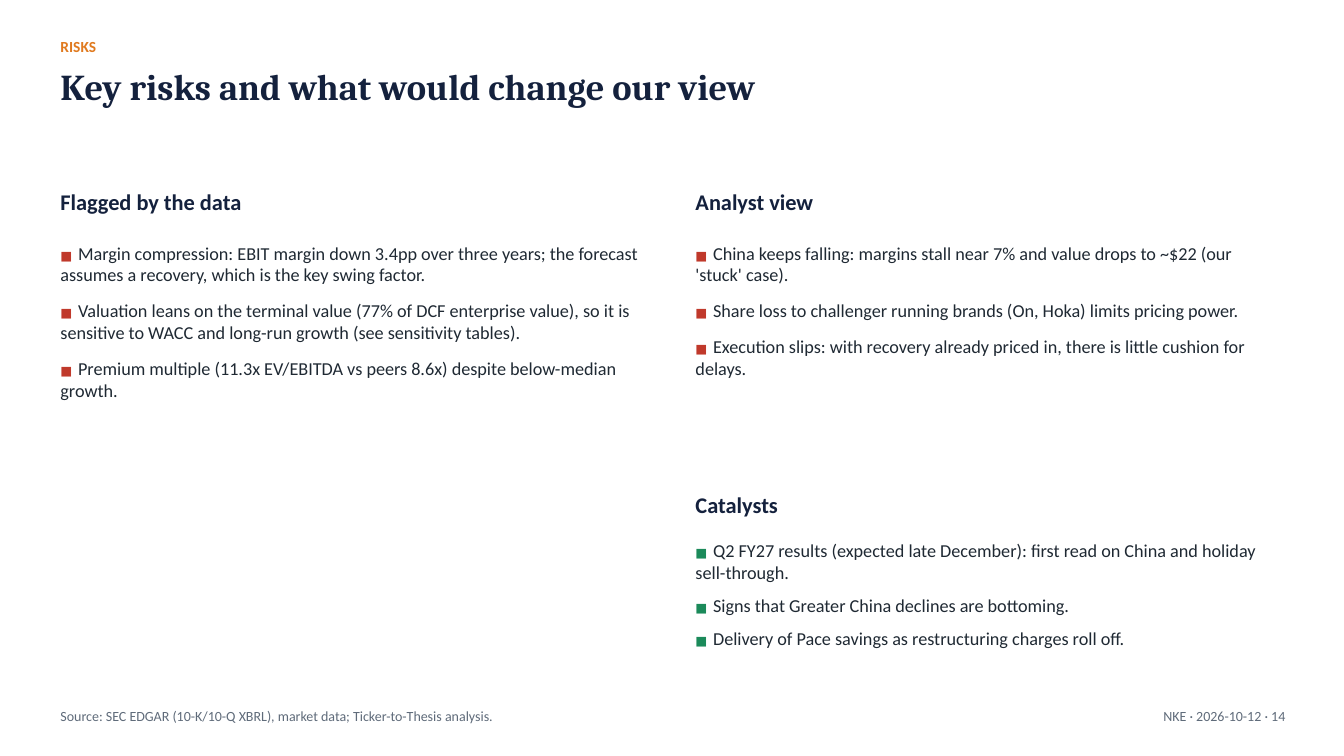
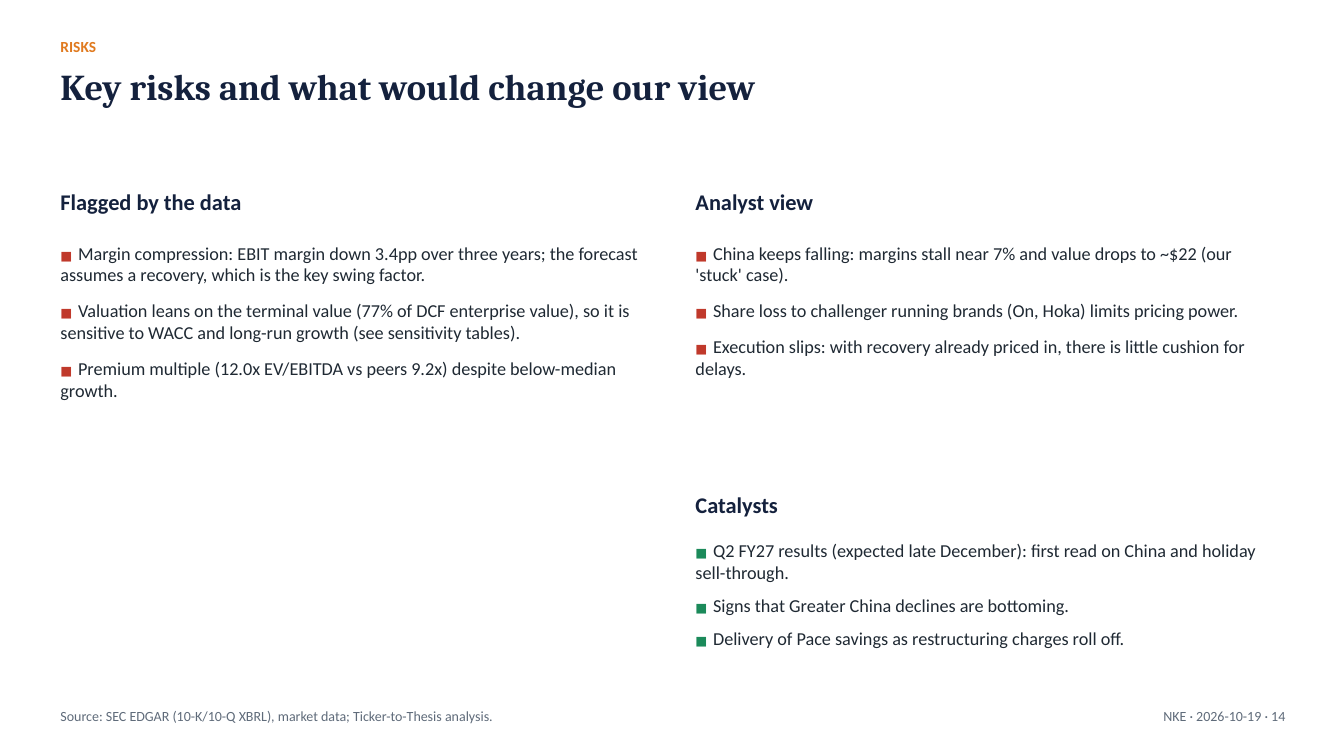
Before and after one commit to Abhishek10-r/ticker-to-thesis, a slide deck: slide 14 of examples/nike/latest/NKE_pitch_deck.pptx. Drawn at 1344x756 pixels with LibreOffice and Linux fonts; fonts in the diff are those of the drawing. Boxes give left, top, right and bottom in pixels: in the first picture for what was removed or moved away, otherwise in the second. Text is boxed around its words. In the diff, an @@ line names an element or a change of style, - is before the commit and + after.

```diff
--- a/examples/nike/latest/NKE_pitch_deck.pptx
+++ b/examples/nike/latest/NKE_pitch_deck.pptx
@@ text at (60, 362, 616, 400): text changed @@
-■ Premium multiple (11.3x EV/EBITDA vs peers 8.6x) despite below-median growth.
+■ Premium multiple (12.0x EV/EBITDA vs peers 9.2x) despite below-median growth.
@@ text at (1163, 711, 1285, 721): text changed @@
-NKE · 2026-10-12 · 14
+NKE · 2026-10-19 · 14
```
Also in this commit, not shown: 14 other slides changed, 4 other files.
